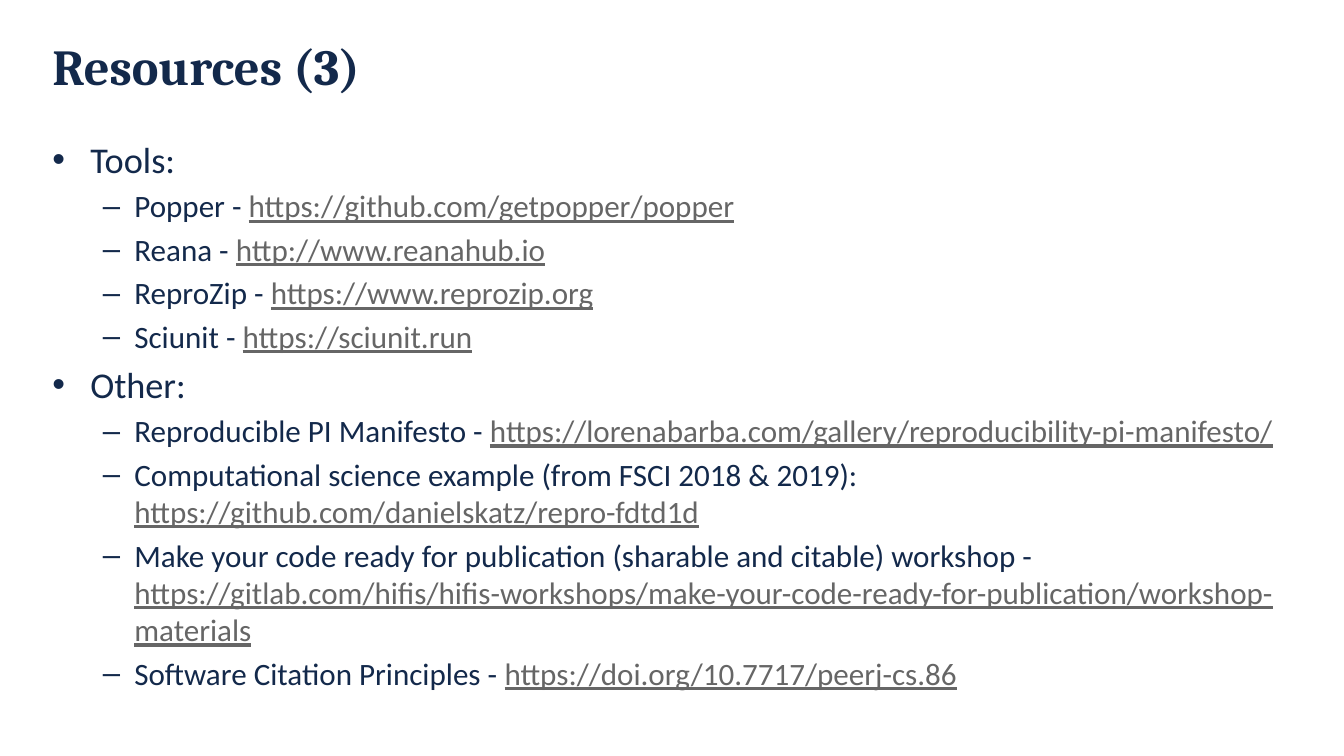
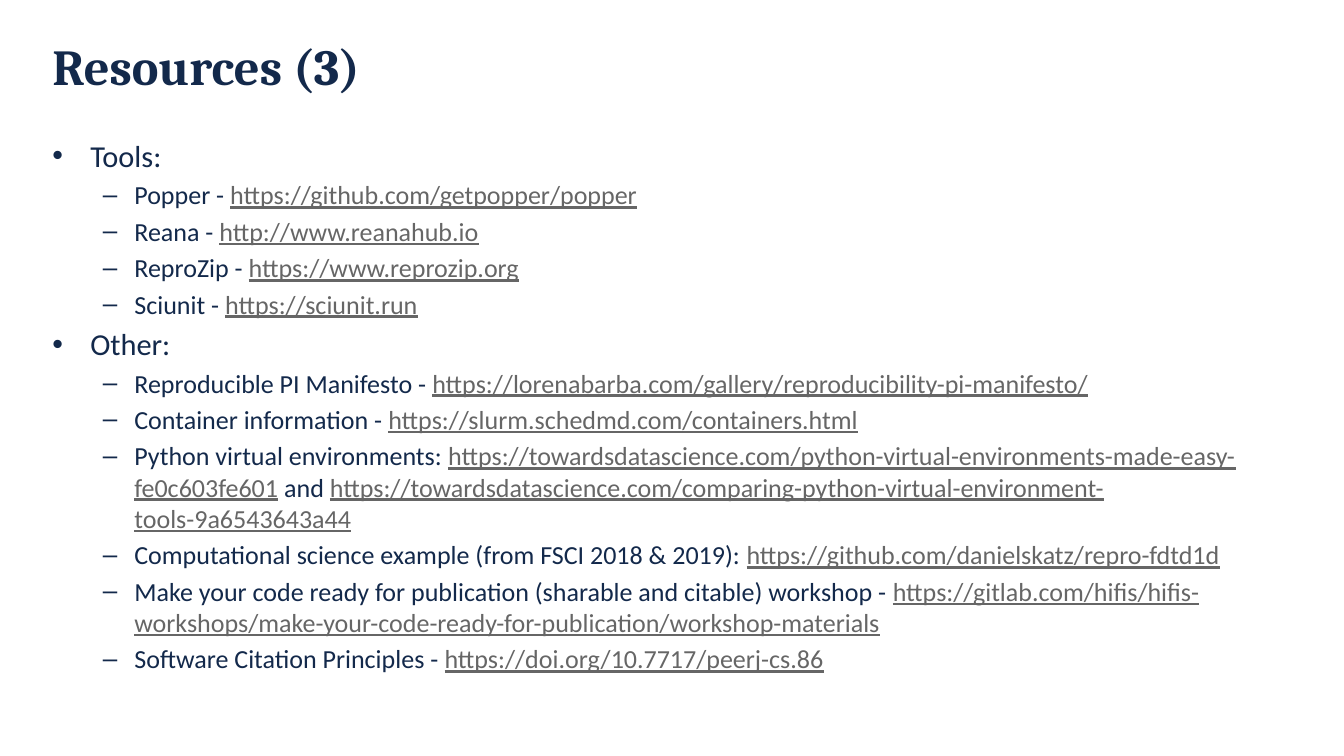
Before and after one commit to danielskatz/repro-fdtd1d, a slide deck: slide 32 of Computational_Reproducibility.pptx. Drawn at 1344x756 pixels with LibreOffice and Linux fonts; fonts in the diff are those of the drawing; background and template pictures are left out. Boxes give left, top, right and bottom in pixels: in the first picture for what was removed or moved away, otherwise in the second. Text is boxed around its words. In the diff, an @@ line names an element or a change of style, - is before the commit and + after.

```diff
--- a/Computational_Reproducibility.pptx
+++ b/Computational_Reproducibility.pptx
@@ text at (90, 146, 1220, 673): size 25.9 to 21.7 pt in "Tools:", "Other:"; size 22.2 to 18.6 pt in "Popper - https://github.com/getpopper/popper", "Reana - http://www.reanahub.io", "ReproZip - https://www.reprozip.org", "Sciunit - https://sciunit.run" and 4 more places @@
@@ text at (134, 411, 1235, 532): paragraphs added @@
+  – Container information - https://slurm.schedmd.com/containers.html
+  – Python virtual environments: https://towardsdatascience.com/python-virtual-environments-made-easy-fe0c603fe601 and https://towardsdatascience.com/comparing-python-virtual-environment-tools-9a6543643a44
```
Also in this commit, not shown: 2 other slides changed, 1 other file.
